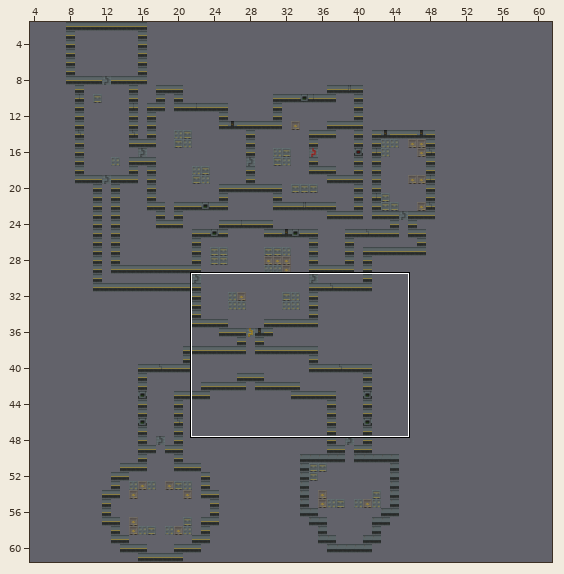
An edit to a level. Tiled map, Bulletgut/assets/maps/map03.tmx. Above, an overview of the earlier version with the close-up marked.
Close-up. The starting point:
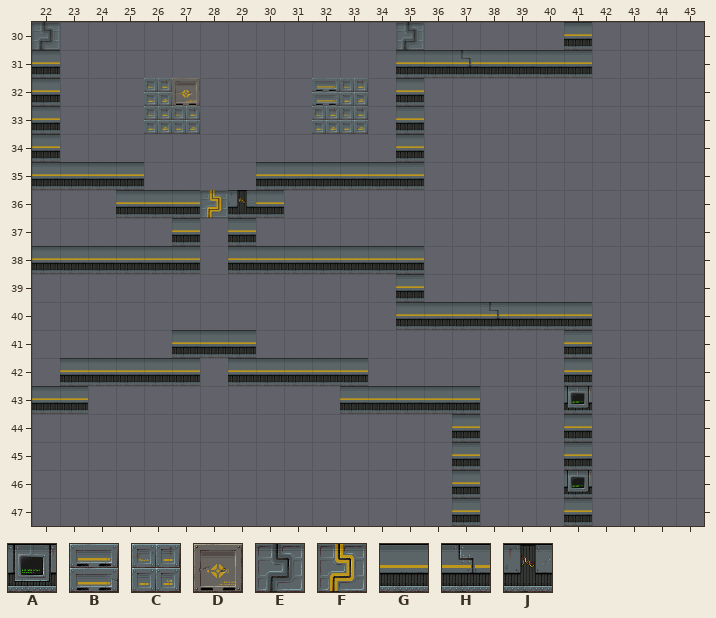
Cells are 64x64 px. Shown: x 22..45, y 30..47. The commit also changed other parts of the map, which this record leaves out. The old version is drawn lined up with the new one.
Key: from "RetroFPSTileset": A 8, B 9, C 10, D 11, E 14, F 15, G 41, H 43, J 44.
_ is an empty cell.
Layers that did not change in this view are not listed.
Layer "Walls" before, first column x 22:
30 ___________________G____
31 G____________GGHGGGG____
32 G___CD____BC_G__________
33 G___CC____CC_G__________
34 G____________G__________
35 GGGG____GGGGGG__________
36 ___GGG_JG_______________
37 _____G_G________________
38 GGGGGG_GGGGGGG__________
39 _____________G__________
40 _____________GGGHGGG____
41 _____GGG___________G____
42 _GGGGG_GGGGG_______G____
43 GG_________GGGGG___A____
44 _______________G___G____
45 _______________G___G____
46 _______________G___A____
47 _______________G___G____
After the commit:
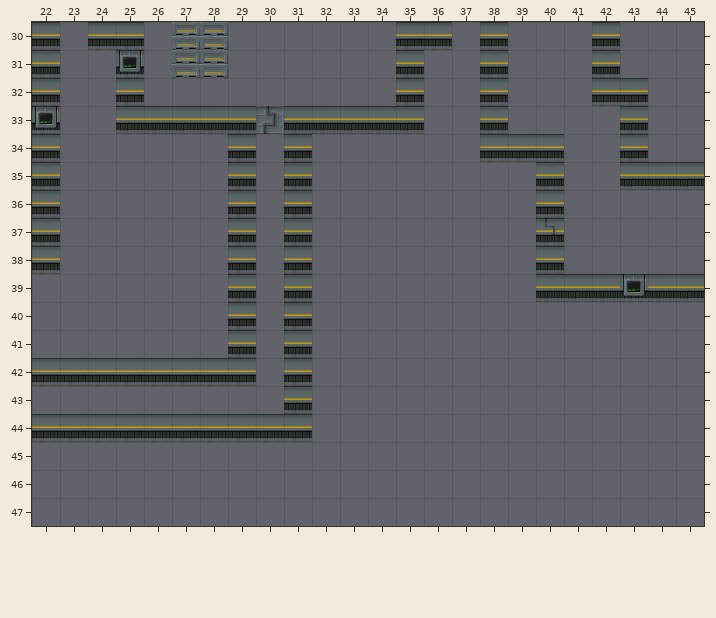
What changed:
map size 41x62 -> 68x50 cells (old content now starts at 8,2; both pictures use the new coordinates)
Layer "Walls":
Tile G gives way to tile A in row 33 at x 22.
The edit adds tile A in row 31 at x 25; in row 39 at x 43.
The edit adds tile B in rows 30 to 31 at x 27 to 28.
Tile C gives way to tile G in row 33 at x 26 to 27 and 32 to 33.
Tile J gives way to tile G in row 36 at x 29.
The edit adds tile G in row 30 at x 22, 24 to 25, 35 to 36, 38 and 42; in row 31 at x 42; in row 32 at x 25, 38 and 42 to 43; in row 33 at x 25, 28 to 29, 31, 34, 38 and 43; in row 34 at x 29, 31, 38 to 40 and 43; in row 35 at x 29, 40 and 43 to 45.
The edit adds tile G in row 36 at x 22, 31 and 40; in row 37 at x 22 and 31; in row 38 at x 40; in row 39 at x 29, 31, 40 to 42 and 44 to 45; in row 40 at x 29 and 31; in row 41 at x 31.
The edit adds tile G in row 42 at x 22 and 28; in row 43 at x 31; in row 44 at x 22 to 31.
The edit adds tile H in row 37 at x 40.
The author cleared tile A in row 43 at x 41; in row 46 at x 41.
The author cleared tile B in row 32 at x 32.
The author cleared tile C in row 32 at x 26 and 33.
The author cleared tile D in row 32 at x 27.
The author cleared tile G in row 30 at x 41; in row 31 at x 36 and 39 to 41; in row 34 at x 35; in row 35 at x 23 to 25, 30 and 32 to 35; in row 36 at x 25 to 27 and 30; in row 37 at x 27.
The author cleared tile G in row 38 at x 23 to 27, 30 and 32 to 35; in row 39 at x 35; in row 40 at x 35 to 37 and 39 to 41; in row 41 at x 27 to 28 and 41; in row 42 at x 30, 32 to 33 and 41; in row 43 at x 22 to 23 and 33 to 37.
The author cleared tile G in rows 44 to 45 at x 37 and 41; in row 46 at x 37; in row 47 at x 37 and 41.
The author cleared tile H in row 31 at x 37; in row 40 at x 38.
Layer "Doors":
The edit adds tile E in row 33 at x 30.
The author cleared tile E in row 30 at x 22 and 35.
The author cleared tile F in row 36 at x 28.
Pixel boxes of the changes (left, top, right, bottom) in both close-ups:
changed: (32, 22, 704, 526)
